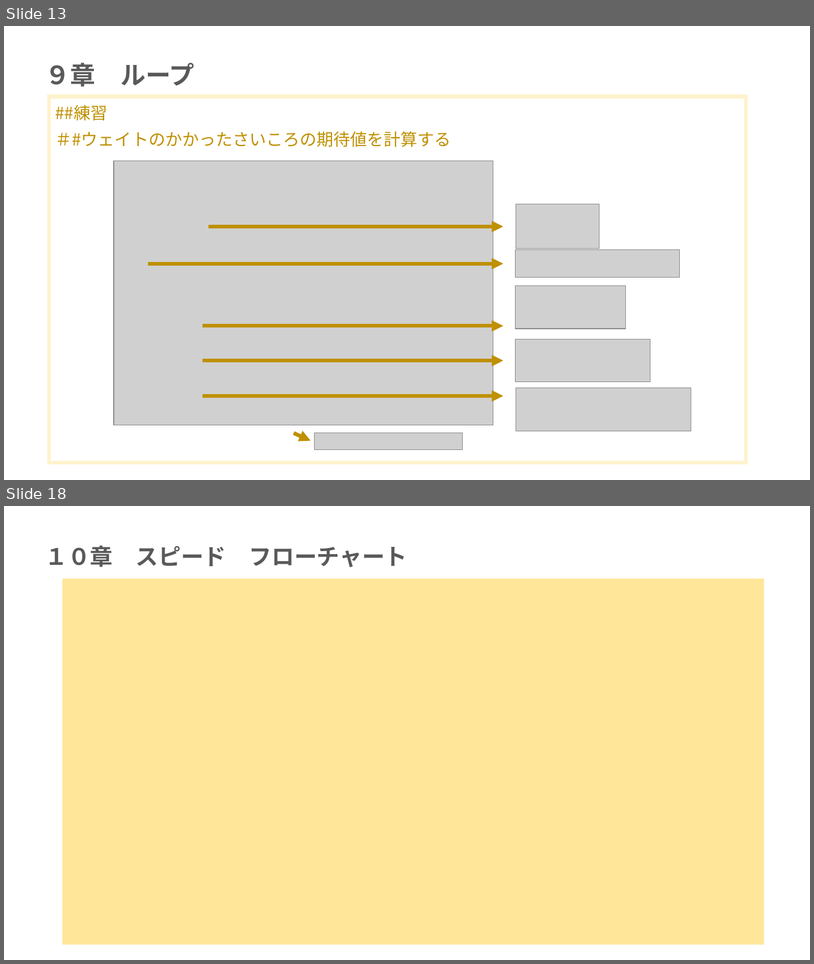
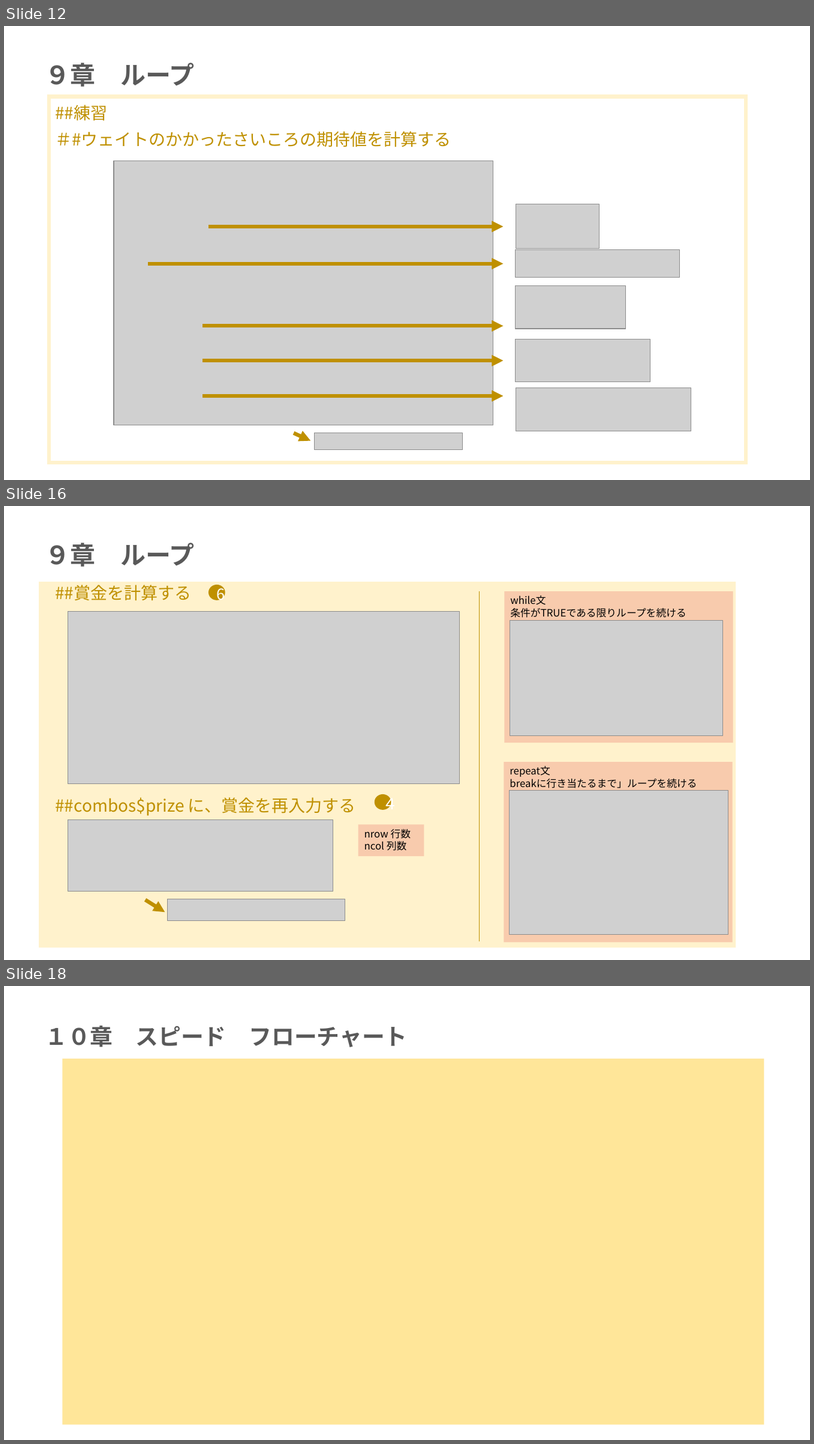
Before and after one commit to mei-517/r-practice-part3, a slide deck: 永井芽衣_Rpart3.pptx. Shown one above the other, each under a label of ours: slides 13 and 18 before the commit, slides 12, 16 and 18 after it; the slides between them are not shown. The pictures are 814x964 and 814x1444 pixels, drawn with LibreOffice and Linux fonts; fonts in the diff are those of the drawing; grey boxes stand for pictures. Boxes give left, top, right and bottom in pixels: in the first picture for what was removed or moved away, otherwise in the second. Text is boxed around its words. In the diff, an @@ line names an element or a change of style, - is before the commit and + after.

```diff
--- a/永井芽衣_Rpart3.pptx
+++ b/永井芽衣_Rpart3.pptx
@@ slide 16 added at <box>4,506,810,960</box>, background #FFFFFF @@
@@ title added at <box>45,543,194,567</box>, 30 pt, text #595959, bold @@
+９章 ループ
@@ rectangle added at <box>39,582,737,948</box>, fill #FFF2CC @@
@@ subtitle added at <box>55,585,356,816</box>, 20 pt, text #BF9000 @@
+##賞金を計算する
+##combos$prize に、賞金を再入力する
@@ ellipse added at <box>209,585,225,600</box>, fill #BF9000, 18 pt, text #FFFFFF @@
+6
@@ line added from (479, 941) to (479, 591), #BF9000 0.5 pt @@
@@ rectangle added at <box>505,591,734,742</box>, fill #F8CBAD, 12 pt, text #000000 @@
+while文
+条件がTRUEである限りループを続ける
@@ picture added at <box>68,611,460,784</box> @@
@@ picture added at <box>510,621,723,736</box> @@
@@ rectangle added at <box>504,762,733,942</box>, fill #F8CBAD, 12 pt, text #000000 @@
+repeat文
+breakに行き当たるまで」ループを続ける
@@ picture added at <box>510,790,729,934</box> @@
@@ ellipse added at <box>375,794,392,810</box>, fill #BF9000, 18 pt, text #FFFFFF @@
+４
@@ picture added at <box>68,820,333,891</box> @@
@@ rectangle added at <box>359,824,425,856</box>, fill #F8CBAD, 12 pt, text #000000 @@
+nrow 行数
+ncol 列数
@@ arrow added from (146, 900) to (165, 912), #BF9000 4.5 pt @@
@@ picture added at <box>167,898,345,921</box> @@
@@ what was slide 13 is now slide 12 @@
```
Also in this commit, not shown: 5 slides changed, 1 other slide added, 2 slides removed, 1 other file.
